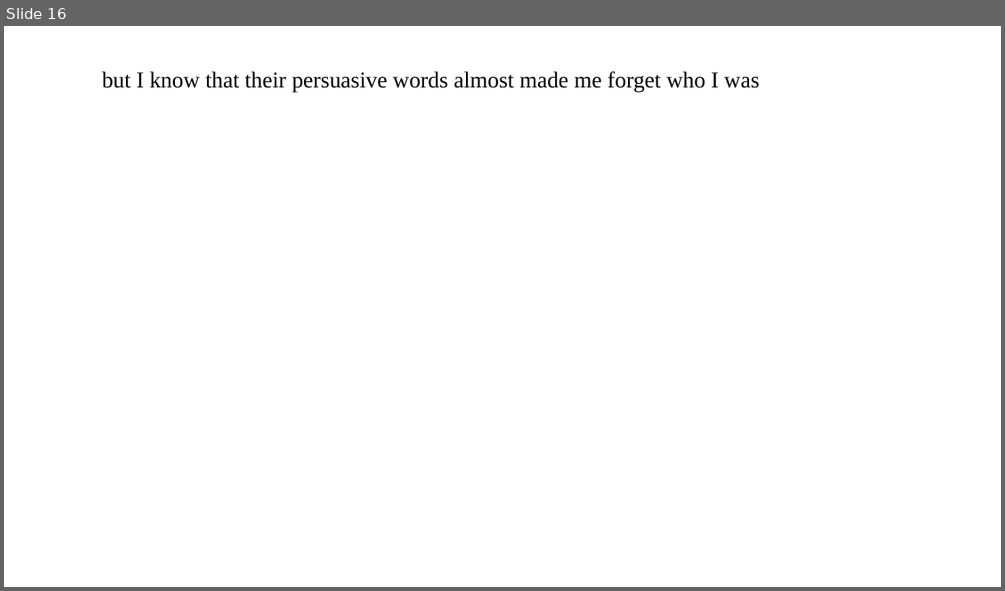
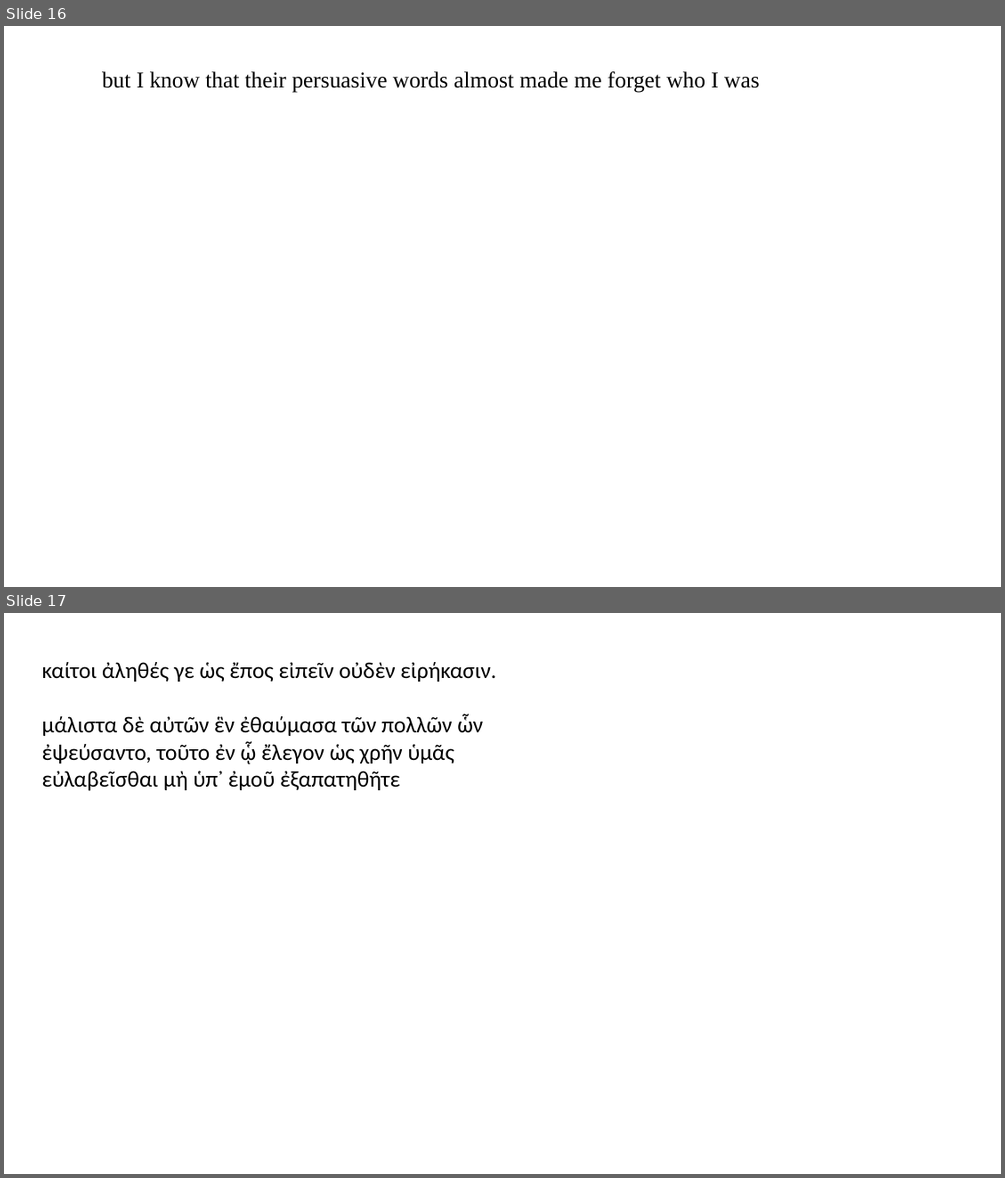
Before and after one commit to kommunikativenHandelns/Hellenike, a slide deck: plato_apology.odp. Shown one above the other, each under a label of ours: slide 16 before the commit, slides 16 and 17 after it. The pictures are 1005x591 and 1005x1178 pixels, drawn with LibreOffice and Linux fonts; fonts in the diff are those of the drawing. Boxes give left, top, right and bottom in pixels: in the first picture for what was removed or moved away, otherwise in the second. Text is boxed around its words. In the diff, an @@ line names an element or a change of style, - is before the commit and + after.

```diff
--- a/plato_apology.odp
+++ b/plato_apology.odp
@@ slide 17 added at (4, 613, 1001, 1174), background #FFFFFF @@
@@ free added at (33, 652, 532, 796), 18 pt, text #000000 @@
+καίτοι ἀληθές γε ὡς ἔπος εἰπεῖν οὐδὲν εἰρήκασιν.
+μάλιστα δὲ αὐτῶν ἓν ἐθαύμασα τῶν πολλῶν ὧν ἐψεύσαντο, τοῦτο ἐν ᾧ ἔλεγον ὡς χρῆν ὑμᾶς εὐλαβεῖσθαι μὴ ὑπ᾽ ἐμοῦ ἐξαπατηθῆτε
```
Also in this commit, not shown: 5 other slides added, 1 other file.
